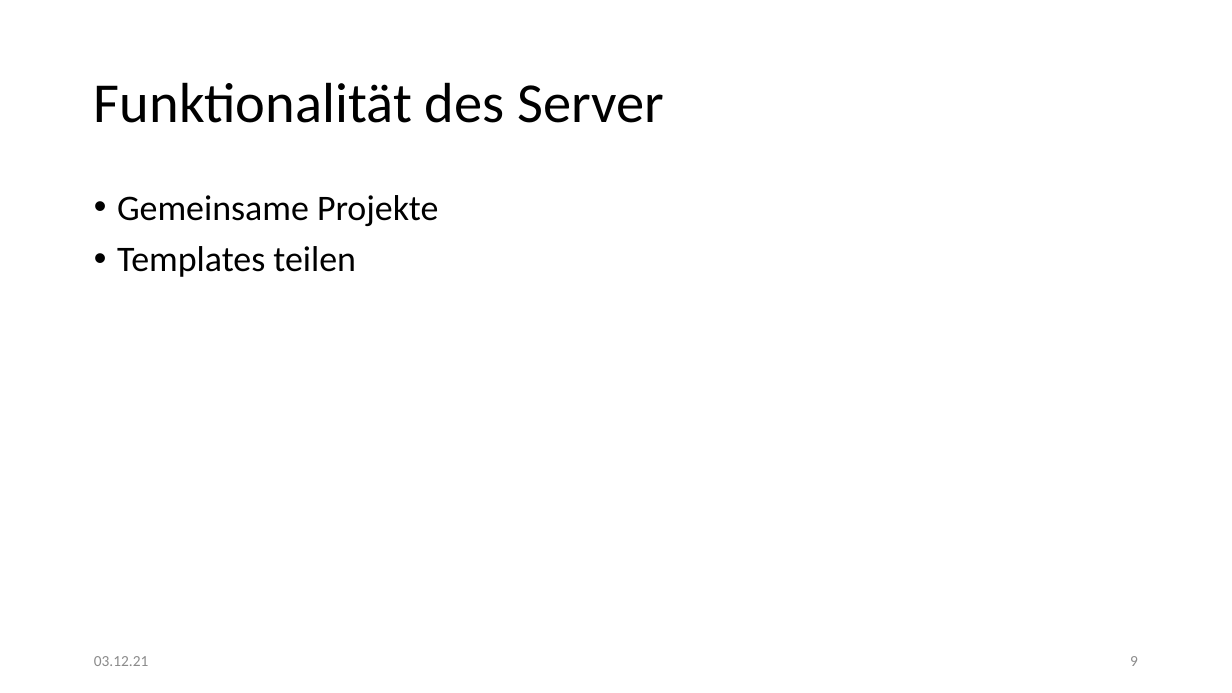
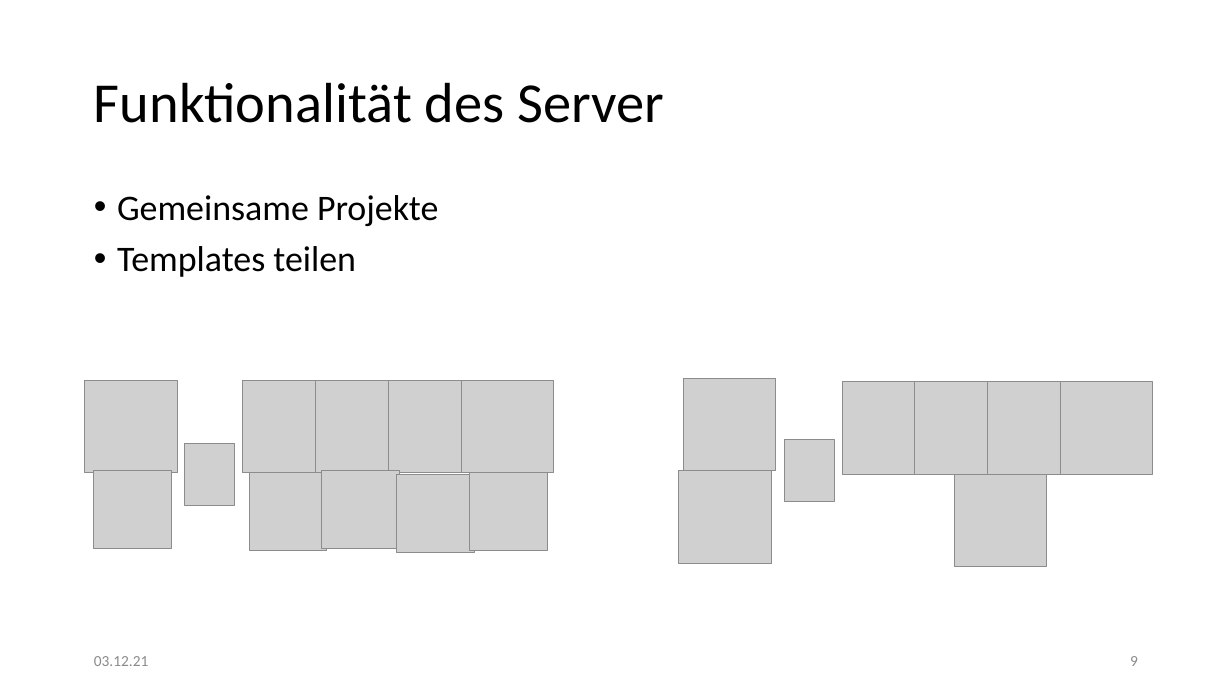
Before and after one commit to kittyahy/PSEAppGruppe2, a slide deck: slide 9 of Praesentationen/01-Definitionsphase/Präsentation.pptx. Drawn at 1232x693 pixels with LibreOffice and Linux fonts; fonts in the diff are those of the drawing; grey boxes stand for pictures. Boxes give left, top, right and bottom in pixels: in the first picture for what was removed or moved away, otherwise in the second. Text is boxed around its words. In the diff, an @@ line names an element or a change of style, - is before the commit and + after.

```diff
--- a/Praesentationen/01-Definitionsphase/Präsentation.pptx
+++ b/Praesentationen/01-Definitionsphase/Präsentation.pptx
@@ picture added at (85,380,177,472) @@
@@ picture added at (243,380,335,472) @@
@@ picture added at (316,380,409,472) @@
@@ picture added at (388,380,481,472) @@
@@ picture added at (461,380,554,472) @@
@@ picture added at (684,378,776,470) @@
@@ picture added at (842,382,934,474) @@
@@ picture added at (915,382,1007,474) @@
@@ picture added at (988,382,1080,474) @@
@@ picture added at (1061,382,1153,474) @@
@@ picture added at (185,444,235,506) @@
@@ picture added at (785,440,835,502) @@
@@ picture added at (93,470,171,548) @@
@@ picture added at (250,472,327,550) @@
@@ picture added at (322,470,399,548) @@
@@ picture added at (397,474,475,552) @@
@@ picture added at (470,472,547,550) @@
@@ picture added at (678,470,771,563) @@
@@ picture added at (955,474,1047,567) @@
```
Also in this commit, not shown: 5 other slides changed, 2 slides added.
